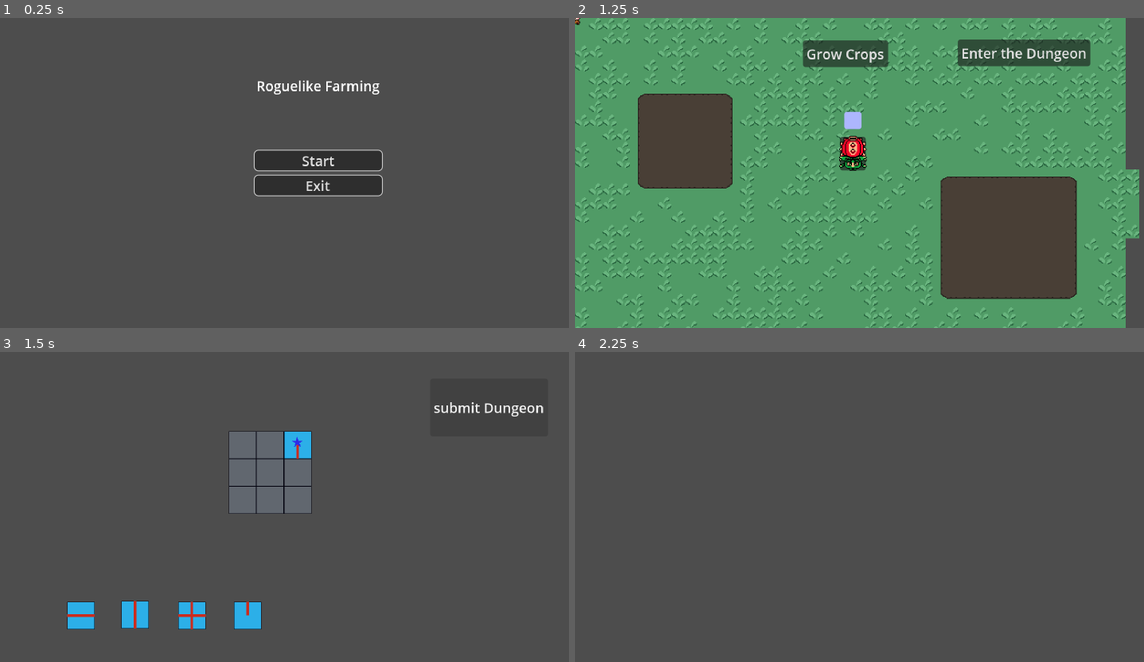
Above: before the commit, frames 1-4 (two rows, left to right).
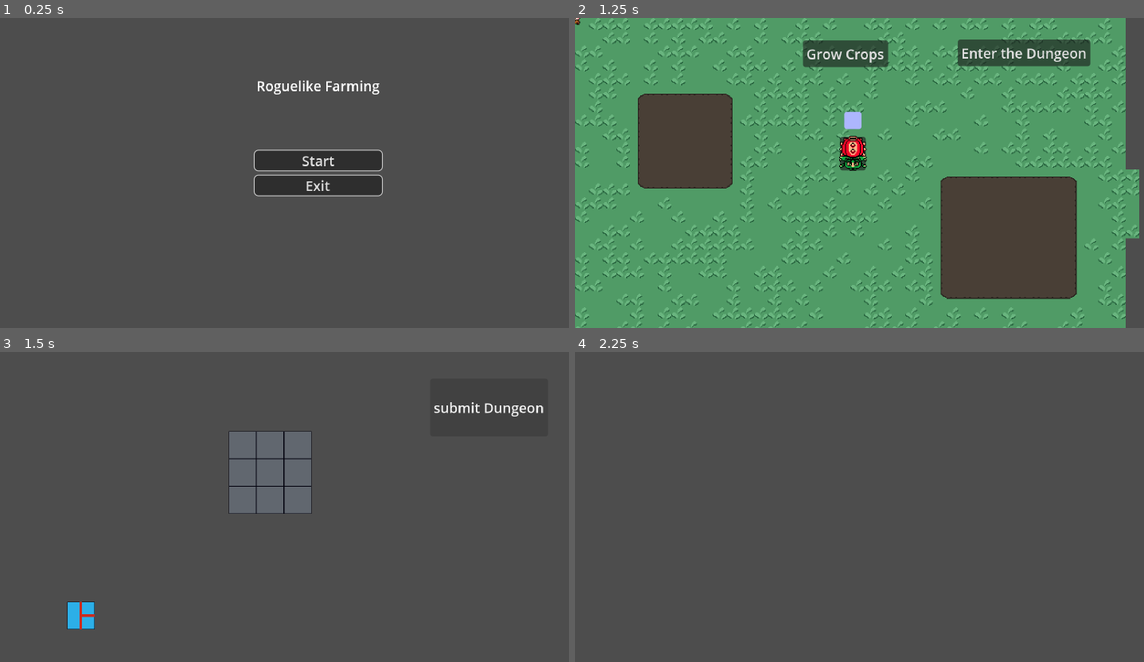
Above: after the commit, the same moments.

Repository: Chikenscreed/roguelike-farming
Game: Godot game, scene res://Scenes/main_menu.tscn
The game is run twice, just before and just after one commit, with the same random seed, the same clock (stepped at 60 frames per second) and the same inputs. The engine's default icon, where the game draws it, is replaced by a stand-in: a white triangle on a blue panel in a dark square.
Inputs:
- Up to frame 1 (0.25 s): no input
- Up to frame 2 (1.25 s): click "Start" at 0.5 s
- Up to frame 3 (1.5 s): click "Enter the Dungeon" at 1.25 s
- Up to frame 4 (2.25 s): click "submit Dungeon" at 2 s

Frames 1-2 are identical in both runs. In frame 3, 1.8% of the frame differs, in the area x 11-55%, y 25-90%; in frame 4, nothing differs.
Error in both runs: Invalid call. Nonexistent function 'makePlayable' in base 'Nil'. (res://Scripts/DungeonThings/dungeon_manager.gd:114)

Commit message:
reworkt Tiles: Tiles now Rotatable. Tiles now have a Style Part (supposed to be like snow etc, have the preview background sprite

Diff:
--- a/roguelike-farming/Resources/SouthNorthTile.tres
+++ /dev/null
@@ -1,12 +0,0 @@
-[gd_resource type="Resource" script_class="Tile_Data" load_steps=3 format=3 uid="uid://r4bvmlw0cgtd"]
-
-[ext_resource type="Script" uid="uid://fj0p44iwfaup" path="res://Scripts/DungeonThings/Resources/Tile.gd" id="1_e5by4"]
-[ext_resource type="Texture2D" uid="uid://2bri5neakocn" path="res://Sprites/dungeonSprites/Tiles/TilePreviews/Tile_ns.png" id="2_11asy"]
-
-[resource]
-script = ExtResource("1_e5by4")
-name = "SouthNorth"
-north = true
-south = true
-sprite = ExtResource("2_11asy")
-metadata/_custom_type_script = "uid://fj0p44iwfaup"
--- /dev/null
+++ b/roguelike-farming/Resources/T_Example.tres
@@ -0,0 +1,13 @@
+[gd_resource type="Resource" script_class="Tile_Data" load_steps=4 format=3 uid="uid://cav6tlvtxgsnt"]
+
+[ext_resource type="Script" uid="uid://cwqxp04862h6e" path="res://Scripts/DungeonThings/Resources/DungeonExtrasResourceScripts/DungeonExtras.gd" id="1_a5ac0"]
+[ext_resource type="Script" uid="uid://fj0p44iwfaup" path="res://Scripts/DungeonThings/Resources/Tile.gd" id="2_limqb"]
+[ext_resource type="Resource" uid="uid://c3qxx631eltg6" path="res://Resources/baseStyle.tres" id="3_limqb"]
+
+[resource]
+resource_local_to_scene = true
+script = ExtResource("2_limqb")
+name = "T"
+entranceComposition = 7
+tileStyle = ExtResource("3_limqb")
+metadata/_custom_type_script = "uid://fj0p44iwfaup"
--- a/roguelike-farming/Resources/allDirections.tres
+++ /dev/null
@@ -1,14 +0,0 @@
-[gd_resource type="Resource" script_class="Tile_Data" load_steps=3 format=3 uid="uid://dfwvxiauhcg3a"]
-
-[ext_resource type="Script" uid="uid://fj0p44iwfaup" path="res://Scripts/DungeonThings/Resources/Tile.gd" id="1_8g8ny"]
-[ext_resource type="Texture2D" uid="uid://dx4l7ftqslknu" path="res://Sprites/dungeonSprites/Tiles/TilePreviews/Tile_nswe.png" id="2_uf374"]
-
-[resource]
-script = ExtResource("1_8g8ny")
-name = "AllDirections"
-north = true
-east = true
-south = true
-west = true
-sprite = ExtResource("2_uf374")
-metadata/_custom_type_script = "uid://fj0p44iwfaup"
--- /dev/null
+++ b/roguelike-farming/Resources/baseStyle.tres
@@ -0,0 +1,11 @@
+[gd_resource type="Resource" script_class="TileStyle" load_steps=3 format=3 uid="uid://c3qxx631eltg6"]
+
+[ext_resource type="Texture2D" uid="uid://d02bahh1vu8m4" path="res://Sprites/dungeonSprites/Tiles/TilePreviews/baseBackground.png" id="1_cxhso"]
+[ext_resource type="Script" uid="uid://hbkxdkqw2m7c" path="res://Scripts/DungeonThings/Resources/TileStyle.gd" id="1_i4bvr"]
+
+[resource]
+resource_local_to_scene = true
+script = ExtResource("1_i4bvr")
+name = "baseStyle"
+previewTileBackground = ExtResource("1_cxhso")
+metadata/_custom_type_script = "uid://hbkxdkqw2m7c"
--- a/roguelike-farming/Resources/north.tres
+++ /dev/null
@@ -1,14 +0,0 @@
-[gd_resource type="Resource" script_class="Tile_Data" load_steps=5 format=3 uid="uid://dvf0pe2jpo6m7"]
-
-[ext_resource type="Script" uid="uid://cwqxp04862h6e" path="res://Scripts/DungeonThings/Resources/DungeonExtrasResourceScripts/DungeonExtras.gd" id="1_s5hwt"]
-[ext_resource type="Resource" uid="uid://dyf6dxd2edc7t" path="res://Resources/DungeonExtras/chest.tres" id="2_tbee4"]
-[ext_resource type="Script" uid="uid://fj0p44iwfaup" path="res://Scripts/DungeonThings/Resources/Tile.gd" id="3_b8fc0"]
-[ext_resource type="Texture2D" uid="uid://wwv63hgqu5ao" path="res://Sprites/dungeonSprites/Tiles/TilePreviews/Tile_n.png" id="4_sibiu"]
-
-[resource]
-script = ExtResource("3_b8fc0")
-name = "onlyNorthentrance"
-north = true
-sprite = ExtResource("4_sibiu")
-extras = Array[ExtResource("1_s5hwt")]([ExtResource("2_tbee4")])
-metadata/_custom_type_script = "uid://fj0p44iwfaup"
--- a/roguelike-farming/Resources/testExit.tres
+++ /dev/null
@@ -1,13 +0,0 @@
-[gd_resource type="Resource" script_class="Tile_Data" load_steps=4 format=3 uid="uid://b0877g8aleibs"]
-
-[ext_resource type="Script" uid="uid://fj0p44iwfaup" path="res://Scripts/DungeonThings/Resources/Tile.gd" id="1_pyhsc"]
-[ext_resource type="Resource" uid="uid://o3j6736lpo21" path="res://Resources/DungeonExtras/exit.tres" id="1_wnbvj"]
-[ext_resource type="Texture2D" uid="uid://bdkxby6c85vu2" path="res://Sprites/dungeonSprites/Tiles/TilePreviews/exitTilePlaceHolder.png" id="2_i541p"]
-
-[resource]
-script = ExtResource("1_pyhsc")
-name = "Exit"
-south = true
-sprite = ExtResource("2_i541p")
-extras = [ExtResource("1_wnbvj")]
-metadata/_custom_type_script = "uid://fj0p44iwfaup"
--- a/roguelike-farming/Resources/westeast.tres
+++ /dev/null
@@ -1,12 +0,0 @@
-[gd_resource type="Resource" script_class="Tile_Data" load_steps=3 format=3 uid="uid://cqvbonigw8ffq"]
-
-[ext_resource type="Script" uid="uid://fj0p44iwfaup" path="res://Scripts/DungeonThings/Resources/Tile.gd" id="1_s1l57"]
-[ext_resource type="Texture2D" uid="uid://du3all5re2aub" path="res://Sprites/dungeonSprites/Tiles/TilePreviews/Tile_we.png" id="2_7ecck"]
-
-[resource]
-script = ExtResource("1_s1l57")
-name = "West East"
-east = true
-west = true
-sprite = ExtResource("2_7ecck")
-metadata/_custom_type_script = "uid://fj0p44iwfaup"
--- a/roguelike-farming/Scenes/DungeonThings/build_dungeon_screen.tscn
+++ b/roguelike-farming/Scenes/DungeonThings/build_dungeon_screen.tscn
@@ -1,12 +1,26 @@
-[gd_scene load_steps=8 format=3 uid="uid://bh7xfp5urcint"]
+[gd_scene load_steps=9 format=3 uid="uid://bh7xfp5urcint"]
 
 [ext_resource type="Script" uid="uid://c07xhhm6qn82g" path="res://Scripts/DungeonThings/build_dungeon_screen.gd" id="1_lr1r3"]
 [ext_resource type="PackedScene" uid="uid://bpu63gkkg4cjy" path="res://Scenes/DungeonThings/mapTile.tscn" id="1_osag5"]
-[ext_resource type="Resource" uid="uid://dvf0pe2jpo6m7" path="res://Resources/north.tres" id="3_fatel"]
-[ext_resource type="Resource" uid="uid://cqvbonigw8ffq" path="res://Resources/westeast.tres" id="3_lr1r3"]
-[ext_resource type="Resource" uid="uid://dfwvxiauhcg3a" path="res://Resources/allDirections.tres" id="3_xkebr"]
-[ext_resource type="Resource" uid="uid://r4bvmlw0cgtd" path="res://Resources/SouthNorthTile.tres" id="4_50upt"]
-[ext_resource type="Resource" uid="uid://b0877g8aleibs" path="res://Resources/testExit.tres" id="6_50upt"]
+[ext_resource type="Script" uid="uid://cwqxp04862h6e" path="res://Scripts/DungeonThings/Resources/DungeonExtrasResourceScripts/DungeonExtras.gd" id="3_hhbgv"]
+[ext_resource type="Script" uid="uid://fj0p44iwfaup" path="res://Scripts/DungeonThings/Resources/Tile.gd" id="5_56aqq"]
+[ext_resource type="Texture2D" uid="uid://d02bahh1vu8m4" path="res://Sprites/dungeonSprites/Tiles/TilePreviews/baseBackground.png" id="5_ge5sd"]
+[ext_resource type="Script" uid="uid://hbkxdkqw2m7c" path="res://Scripts/DungeonThings/Resources/TileStyle.gd" id="6_56aqq"]
+
+[sub_resource type="Resource" id="Resource_c3imi"]
+resource_local_to_scene = true
+script = ExtResource("6_56aqq")
+name = "baseStyle"
+previewTileBackground = ExtResource("5_ge5sd")
+metadata/_custom_type_script = "uid://hbkxdkqw2m7c"
+
+[sub_resource type="Resource" id="Resource_c1gf7"]
+resource_local_to_scene = true
+script = ExtResource("5_56aqq")
+name = "T"
+entranceComposition = 7
+tileStyle = SubResource("Resource_c3imi")
+metadata/_custom_type_script = "uid://fj0p44iwfaup"
 
 [node name="BuildDungeonScreen" type="Control"]
 layout_mode = 3
@@ -18,25 +32,10 @@
 mouse_filter = 1
 script = ExtResource("1_lr1r3")
 
-[node name="north" parent="." instance=ExtResource("1_osag5")]
-z_index = 1
-position = Vector2(288, 306)
-tileData = ExtResource("3_fatel")
-
-[node name="AllDirections" parent="." instance=ExtResource("1_osag5")]
-z_index = 1
-position = Vector2(223, 306)
-tileData = ExtResource("3_xkebr")
-
-[node name="SouthNorth" parent="." instance=ExtResource("1_osag5")]
-z_index = 1
-position = Vector2(157, 305)
-tileData = ExtResource("4_50upt")
-
 [node name="WestEast" parent="." instance=ExtResource("1_osag5")]
 z_index = 1
 position = Vector2(94, 306)
-tileData = ExtResource("3_lr1r3")
+tileData = SubResource("Resource_c1gf7")
 
 [node name="TileFrame2" type="Control" parent="."]
 anchors_preset = 0
@@ -56,7 +55,6 @@
 position = Vector2(346, 108)
 mapSlot = true
 pregeneratedTile = true
-tileData = ExtResource("6_50upt")
 
 [node name="FrameTileSlot4" parent="TileFrame2" instance=ExtResource("1_osag5")]
 position = Vector2(282, 140)
--- a/roguelike-farming/Scenes/DungeonThings/mapTile.tscn
+++ b/roguelike-farming/Scenes/DungeonThings/mapTile.tscn
@@ -1,7 +1,8 @@
-[gd_scene load_steps=4 format=3 uid="uid://bpu63gkkg4cjy"]
+[gd_scene load_steps=5 format=3 uid="uid://bpu63gkkg4cjy"]
 
 [ext_resource type="Script" uid="uid://beofjbbcrrf3f" path="res://Scripts/DungeonThings/MapTile.gd" id="1_0e4tk"]
 [ext_resource type="Texture2D" uid="uid://c4mux65qg06i2" path="res://Sprites/dungeonSprites/Tiles/TileSlot.png" id="1_am855"]
+[ext_resource type="Texture2D" uid="uid://die76cmcbia02" path="res://Sprites/dungeonSprites/Tiles/TilePreviews/entrance.png" id="3_p2f1m"]
 
 [sub_resource type="RectangleShape2D" id="RectangleShape2D_iac7i"]
 size = Vector2(32, 32)
@@ -13,9 +14,32 @@
 [node name="CollisionShape2D" type="CollisionShape2D" parent="."]
 shape = SubResource("RectangleShape2D_iac7i")
 
-[node name="Sprite" type="Sprite2D" parent="."]
+[node name="background" type="Sprite2D" parent="."]
 scale = Vector2(0.5, 0.5)
 texture = ExtResource("1_am855")
 
+[node name="north" type="Sprite2D" parent="." groups=["EntranceSprites"]]
+visible = false
+scale = Vector2(0.5, 0.5)
+texture = ExtResource("3_p2f1m")
+
+[node name="east" type="Sprite2D" parent="." groups=["EntranceSprites"]]
+visible = false
+rotation = 1.5707964
+scale = Vector2(0.5, 0.5)
+texture = ExtResource("3_p2f1m")
+
+[node name="south" type="Sprite2D" parent="." groups=["EntranceSprites"]]
+visible = false
+rotation = 3.1415927
+scale = Vector2(0.5, 0.5)
+texture = ExtResource("3_p2f1m")
+
+[node name="west" type="Sprite2D" parent="." groups=["EntranceSprites"]]
+visible = false
+rotation = 4.712389
+scale = Vector2(0.5, 0.5)
+texture = ExtResource("3_p2f1m")
+
 [connection signal="mouse_entered" from="." to="." method="_on_mouse_entered"]
 [connection signal="mouse_exited" from="." to="." method="_on_mouse_exited"]
--- a/roguelike-farming/Scripts/DungeonThings/MapTile.gd
+++ b/roguelike-farming/Scripts/DungeonThings/MapTile.gd
@@ -3,8 +3,21 @@
 
 ##This are the tiles the player will be able to move to a slot to place it there. Component also reused for
 
+@onready var background: Sprite2D = $background
+@onready var north: Sprite2D = $north
+@onready var east: Sprite2D = $east
+@onready var south: Sprite2D = $south
+@onready var west: Sprite2D = $west
 
-@onready var sprite: Sprite2D = $Sprite
+
+#bit masks for the entrances:
+const NORTH = 0b0001
+const EAST = 0b0010
+const SOUTH = 0b0100
+const WEST = 0b1000
+
+
+
 
 var is_dragging : bool = false
 var isPressed: bool = false
@@ -21,10 +34,13 @@
 @export var tileData: Tile_Data
 
 
+var rotateOnlyOnce: bool = true
+
 # Called when the node enters the scene tree for the first time.
 func _ready() -> void:
 	if tileData:
-		sprite.texture = tileData.sprite
+		tileData.currentEntrances = tileData.entranceComposition
+		createVisualisation()
 	if !mapSlot:
 		snapBackPos = position
 	pass # Replace with function body.
@@ -60,32 +76,55 @@
 				snapback()
 				#getSlot()
 				testWithIntersectPoint()
-		elif event.button_index == MOUSE_BUTTON_RIGHT and event.pressed:
-			removeTile()
 	if event is InputEventMouseMotion and isPressed:
 		self.position = get_global_mouse_position()
 
-func removeTile() -> void:
-	var mousePos = get_global_mouse_position()
-	var space = get_world_2d().direct_space_state
-	var query = PhysicsPointQueryParameters2D.new()
-	query.position = mousePos
-	query.collide_with_areas = true
 
-	var intersections = space.intersect_point(query)
-
-	for hit in intersections:
-		var something = hit.collider as MapTile
-		if something != null:
-			if !something.pregeneratedTile and something.mapSlot:
-				something.resetTileData()
-				break
+#func rotateTile() -> void:
+	#var all = getTheTileFromScreen()
+	#for hit in all:
+		#var something = hit.collider as MapTile
+		#if something != null and rotateOnlyOnce:
+			#print("Current rep: ", something.tileData.currentEntrances, "NEW REP: ", something.tileData.currentEntrances >>1)
+			#something.tileData.currentEntrances = (something.tileData.currentEntrances << 1) | ((something.tileData.currentEntrances & WEST) >> 3)
+			#something.showEntrances(something.tileData.currentEntrances)
+			#
+#
+	#
+#
+#func getTheTileFromScreen() -> Array[Dictionary]:
+	#var mousePos = get_global_mouse_position()
+	#var space = get_world_2d().direct_space_state
+	#var query = PhysicsPointQueryParameters2D.new()
+	#query.position = mousePos
+	#query.collide_with_areas = true
+	#
+	#var intersections = space.intersect_point(query)
+	#return intersections
+		#
+#
+#
+#
+#func removeTile() -> void:
+	#for hit in getTheTileFromScreen():
+		#var something = hit.collider as MapTile
+		#if something != null:
+			#if !something.pregeneratedTile and something.mapSlot:
+				#something.resetTileData()
+				#break
 
 	pass
 
 func resetTileData() -> void:
 	tileData = null
-	sprite.texture = preload("uid://c4mux65qg06i2")
+	background.texture = preload("uid://c4mux65qg06i2")
+	removeAllEntrances()
+
+func removeAllEntrances() -> void:
+	north.visible = false
+	east.visible = false
+	south.visible = false
+	west.visible = false
 
 func snapback() -> void:
 	var glideTween = create_tween()
@@ -95,7 +134,7 @@
 func setTile(data: Tile_Data) -> void:
 	print(data.name)
 	self.tileData = data
-	self.sprite.texture = data.sprite
+	createVisualisation()
 
 func getSlot() -> void:
 	if(get_overlapping_areas().size() >0):
@@ -115,3 +154,22 @@
 		if s != null:
 			if(s.mapSlot and !s.pregeneratedTile):
 				s.setTile(self.tileData)
+
+
+func showEntrances(bitRep: int) -> void:
+	removeAllEntrances()
+	if (bitRep & NORTH):
+		north.visible = true
+	if(bitRep & EAST):
+		east.visible = true
+	if(bitRep & SOUTH):
+		south.visible = true
+	if(bitRep & WEST):
+		west.visible = true
+	pass
+
+
+func createVisualisation() -> void:
+	showEntrances(tileData.currentEntrances)
+	background.texture = tileData.tileStyle.previewTileBackground
+	pass
--- a/roguelike-farming/Scripts/DungeonThings/Resources/Tile.gd
+++ b/roguelike-farming/Scripts/DungeonThings/Resources/Tile.gd
@@ -5,16 +5,32 @@
 
 @export var name: String
 
+@export var entranceComposition: ENTRANCE_COMPOSITIONS
+@export var currentEntrances: int
+
 ##a boolean for each door/entrance
-@export_category("Entrances")
-@export var north : bool
-@export var east : bool
-@export var south : bool
-@export var west : bool
+#@export_category("Entrances")
+#@export var north : bool
+#@export var east : bool
+#@export var south : bool
+#@export var west : bool
 
 ## Texture to show during the building screen
-@export_category("SpriteRep")
-@export var sprite : CompressedTexture2D
+#@export_category("SpriteRep")
+#@export var sprite : CompressedTexture2D
 
 ##extraStuff like chest or exit
 @export var extras: Array[DungeonExtras]
+
+@export var tileStyle: TileStyle
+
+
+
+enum ENTRANCE_COMPOSITIONS{
+	SINGLE = 1,
+	LINE = 5,
+	L = 3,
+	T = 7,
+	X = 15
+
+}
--- /dev/null
+++ b/roguelike-farming/Scripts/DungeonThings/Resources/TileStyle.gd
@@ -0,0 +1,9 @@
+class_name TileStyle
+extends Resource
+
+@export var name : String
+
+@export var tileSet: TileSet
+@export var previewTileBackground: CompressedTexture2D
+
+@export var possibleEnemies: Array
--- a/roguelike-farming/Scripts/DungeonThings/build_dungeon_screen.gd
+++ b/roguelike-farming/Scripts/DungeonThings/build_dungeon_screen.gd
@@ -14,6 +14,49 @@
 # Called every frame. '_delta' is the elapsed time since the previous frame.
 func _process(_delta: float) -> void:
 	pass
+
+func _input(event):
+	if event is InputEventMouseButton:
+		if event.button_index == MOUSE_BUTTON_RIGHT and event.pressed:
+			removeTile()
+			pass
+		elif event.button_index == MOUSE_BUTTON_MIDDLE and event.pressed:
+			rotateTile()
+			pass
+
+
+func rotateTile() -> void:
+	var all = getTheTileFromScreen()
+	for hit in all:
+		var something = hit.collider as MapTile
+		if something != null :
+			print("Current rep: ", something.tileData.currentEntrances, "NEW REP: ", something.tileData.currentEntrances >>1)
+			something.tileData.currentEntrances = (something.tileData.currentEntrances << 1) | ((something.tileData.currentEntrances & MapTile.WEST) >> 3)
+			something.showEntrances(something.tileData.currentEntrances)
+
+
+
+
+func getTheTileFromScreen() -> Array[Dictionary]:
+	var mousePos = get_global_mouse_position()
+	var space = get_world_2d().direct_space_state
+	var query = PhysicsPointQueryParameters2D.new()
+	query.position = mousePos
+	query.collide_with_areas = true
+
+	var intersections = space.intersect_point(query)
+	return intersections
+
+
+
+
+func removeTile() -> void:
+	for hit in getTheTileFromScreen():
+		var something = hit.collider as MapTile
+		if something != null:
+			if !something.pregeneratedTile and something.mapSlot:
+				something.resetTileData()
+				break
 
 
 func _on_frame_tile_slot_area_entered(_area: Area2D) -> void:
--- a/roguelike-farming/Scripts/DungeonThings/dungeonRoom.gd
+++ b/roguelike-farming/Scripts/DungeonThings/dungeonRoom.gd
@@ -92,14 +92,12 @@
 
 
 func makePlayable() -> void:
-
 	self.visible = true
 
 	tile_map_layer.set_deferred("enabled", true)
 	self.set_deferred("process_mode", Node.PROCESS_MODE_INHERIT)
 
 func makeUnplayable() -> void:
-
 	self.visible = false
 
 	tile_map_layer.set_deferred("enabled", false)
Not shown, added: roguelike-farming/Scripts/DungeonThings/Resources/TileStyle.gd.uid
Binary file added: roguelike-farming/Sprites/dungeonSprites/Tiles/TilePreviews/baseBackground.png
Not shown, added: roguelike-farming/Sprites/dungeonSprites/Tiles/TilePreviews/baseBackground.png.import
Binary file added: roguelike-farming/Sprites/dungeonSprites/Tiles/TilePreviews/entrance.png
Not shown, added: roguelike-farming/Sprites/dungeonSprites/Tiles/TilePreviews/entrance.png.import
